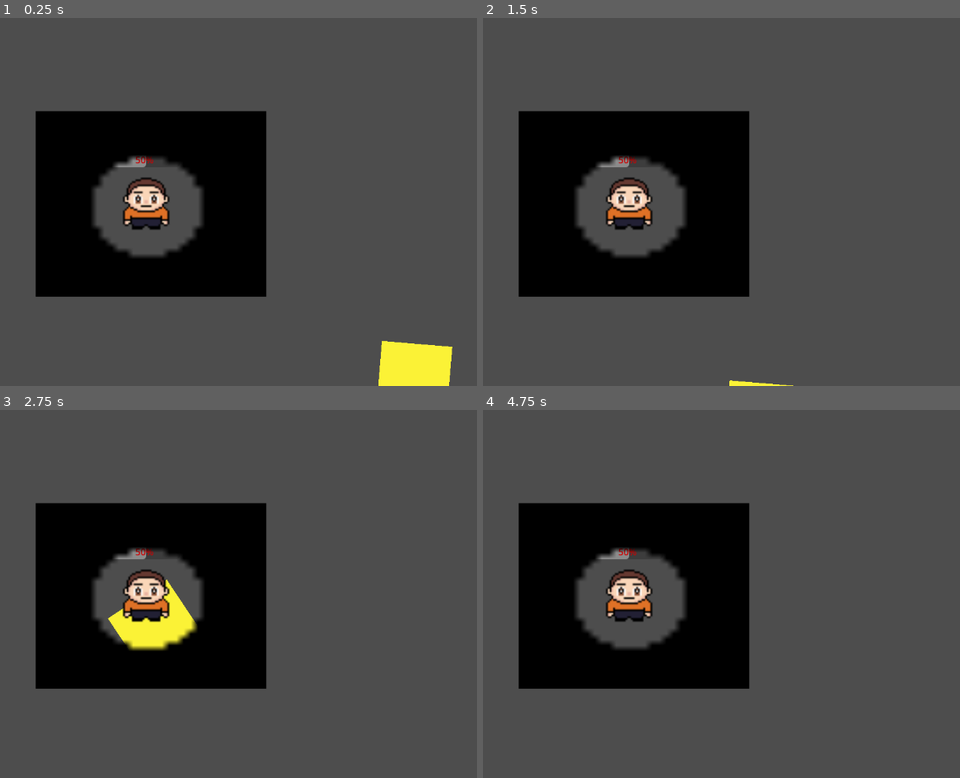
Above: before the commit, frames 1-4 (two rows, left to right).
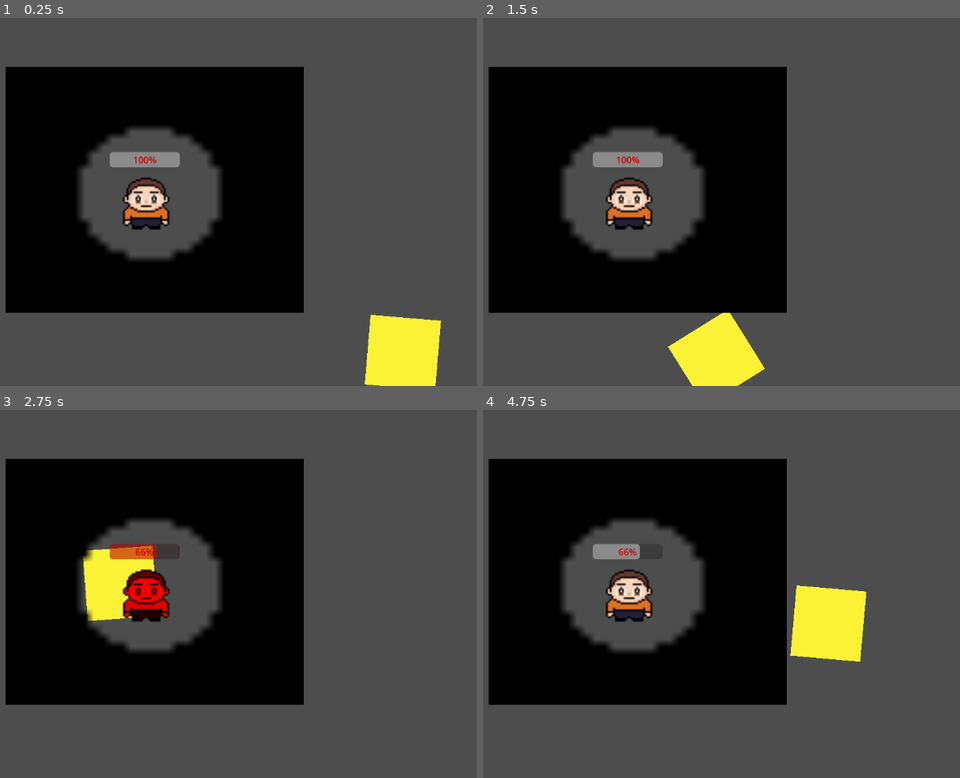
Above: after the commit, the same moments.

Repository: bryanmejiapalma/The-Matrix-Studio
Game: Godot game, scene res://enemy vs player.tscn
Same seed, same stepped clock (60 frames per second), same inputs: the game is played once before the commit and once after it. This scene is started directly instead of the project's main scene.
Inputs:
- Up to frame 1 (0.25 s): no input
- Up to frame 2 (1.5 s): hold D (ui_right) 0.53-1.28 s; tap E (interact) at 0.6 s; hold S (ui_down) from 1.28 s (still down); tap Shift (boost) at 1.35 s
- Up to frame 3 (2.75 s): tap E (interact) at 1.55, 2.1 s; release S (ui_down) at 2.03 s; hold D (ui_right) from 2.03 s (still down)
- Up to frame 4 (4.75 s): release D (ui_right) at 2.78 s; hold W (ui_up) 2.78-3.53 s; tap E (interact) at 2.85, 3.8, 4.35 s; hold Shift (boost) 3.53-4.28 s; hold A (ui_left) from 3.53 s (still down)

The runs differ from the first frame. In frame 1, 24% of the frame differs, in the area x 1-95%, y 13-100%; in frame 2, 25%; in frame 3, 25%, in the area x 1-64%, y 13-81%; in frame 4, 25%.

Commit message:
enemy dealing damage to player

Diff:
--- a/Player.tscn
+++ b/Player.tscn
@@ -39,8 +39,8 @@
 value = 100.0
 
 [node name="PointLight2D" parent="." instance=ExtResource("3_kne1u")]
-position = Vector2(-131, 79)
-scale = Vector2(5.6250005, 5.1875)
+position = Vector2(-165, 77.99999)
+scale = Vector2(7.28125, 6.875)
 
 [node name="Camera2D" type="Camera2D" parent="."]
 
--- a/enemy vs player.tscn
+++ b/enemy vs player.tscn
@@ -6,6 +6,6 @@
 [node name="Node2D" type="Node2D"]
 
 [node name="enemy" parent="." instance=ExtResource("1_l6jp6")]
-position = Vector2(572, 349)
+position = Vector2(552, 303)
 
 [node name="Player" parent="." instance=ExtResource("2_entn6")]
--- a/enemy.gd
+++ b/enemy.gd
@@ -1,20 +1,19 @@
 extends CharacterBody2D
 
-const SPEED = 120.0        # Patrol speed
-const CHASE_SPEED = 200.0  # Speed up when chasing
-const STOP_DISTANCE = 20.0
+const SPEED = 120.0
+const CHASE_SPEED = 200.0
+const STOP_DISTANCE = 35.0
 const DETECTION_RANGE = 400.0
+const DAMAGE_AMOUNT = 34 # 3 hits to kill (100 -> 66 -> 32 -> 0)
 
 var target_player = null
 var wander_direction = Vector2.RIGHT
 var wander_timer = 0.0
 
 func _physics_process(delta: float) -> void:
-	# 1. Look for the player
 	check_for_player()
 
-	if target_player:
-		# --- CHASE LOGIC (Your existing code) ---
+	if target_player and not target_player.is_dead:
 		var target_pos = target_player.global_position
 		var direction = global_position.direction_to(target_pos)
 		var distance = global_position.distance_to(target_pos)
@@ -25,17 +24,19 @@
 			velocity = direction * CHASE_SPEED
 		else:
 			velocity = Vector2.ZERO
+			# DEAL DAMAGE
+			if target_player.has_method("take_damage"):
+				target_player.take_damage(DAMAGE_AMOUNT)
 	else:
-		# --- PATROL LOGIC (New) ---
 		patrol_behavior(delta)
 
 	move_and_slide()
 
 func check_for_player():
+	# Make sure your Player node is actually named "Player" in the scene tree
 	var player = get_tree().root.find_child("Player", true, false)
 	if player:
 		var dist = global_position.distance_to(player.global_position)
-		# Only "notice" the player if they are within range
 		if dist < DETECTION_RANGE:
 			target_player = player
 		else:
@@ -44,10 +45,7 @@
 func patrol_behavior(delta):
 	wander_timer -= delta
 	if wander_timer <= 0:
-		# Pick a new random direction every 2 seconds
 		wander_direction = Vector2(randf_range(-1, 1), randf_range(-1, 1)).normalized()
 		wander_timer = 2.0
-
 	velocity = wander_direction * SPEED
-	# Optional: Make the enemy look where he's wandering
 	rotation = velocity.angle()
--- a/killzone.gd
+++ b/killzone.gd
@@ -3,12 +3,17 @@
 @onready var timer: Timer = $Timer
 
 func _on_body_entered(body: Node2D) -> void:
-	# This checks if the body has a "die" function and isn't already dead
-	if body.has_method("die") and not body.is_dead:
-		print("Player has died!")
-		Engine.time_scale = 0.5 # Slow motion
-		body.die()
-		timer.start() # Starts the child Timer node
+	# 1. Check if it's the player and they aren't dead
+	if body.has_method("take_damage") and not body.is_dead:
+
+		# 2. Tell the player to take 34 damage
+		body.take_damage(34)
+
+		# 3. Only trigger the "Death Sequence" if health actually hit 0
+		if body.health <= 0:
+			print("Player has died after 3 hits!")
+			Engine.time_scale = 0.5 # Slow motion effect
+			timer.start() # Starts the timer to reload the scene
 
 func _on_timer_timeout() -> void:
 	Engine.time_scale = 1.0 # Reset speed
--- a/player.gd
+++ b/player.gd
@@ -7,15 +7,16 @@
 var is_dead: bool = false
 var health = 100
 var max_health = 100
-var held_item = null # Keeps track of what we are carrying
+var can_take_damage: bool = true
+var held_item = null
 
 @onready var sprite_2d: Sprite2D = $Sprite2D
 @onready var health_bar = $ProgressBar
-@onready var pickup_zone = $PickupZone # Ensure this matches your Area2D name
-@onready var hold_position = $HoldPosition # Ensure this matches your Marker2D name
+@onready var pickup_zone = $PickupZone
+@onready var hold_position = $HoldPosition
 
 func _ready():
-	health = 50
+	health = max_health # Start at 100
 	health_bar.max_value = max_health
 	health_bar.value = health
 
@@ -34,24 +35,46 @@
 
 	move_and_slide()
 
-func _input(event):
-	# Pickup/Drop Logic
+# --- THE DAMAGE SYSTEM ---
+func take_damage(amount: int):
+	# If we are dead or in the 'safety' period, ignore the hit
+	if is_dead or not can_take_damage: return
+
+	health -= amount
+	health_bar.value = health
+	print("Player Health: ", health)
+
+	if health <= 0:
+		die()
+	else:
+		# Prevent immediate death by adding a 1-second cooldown
+		trigger_invincibility()
+
+func trigger_invincibility():
+	can_take_damage = false
+	modulate = Color.RED # Visual feedback
+	await get_tree().create_timer(1.0).timeout
+	modulate = Color.WHITE
+	can_take_damage = true
+
+func die():
+	is_dead = true
+	rotation_degrees = 90
+	print("Player is down!")
+
+# --- PICKUP LOGIC ---
+func _input(_event):
 	if Input.is_action_just_pressed("interact"):
-		if held_item:
-			drop_item()
-		else:
-			pick_up_item()
+		if held_item: drop_item()
+		else: pick_up_item()
 
 func pick_up_item():
 	var areas = pickup_zone.get_overlapping_areas()
 	for area in areas:
 		if area.is_in_group("pickable"):
 			held_item = area
-			# 1. Take it out of the world
 			held_item.get_parent().remove_child(held_item)
-			# 2. Put it in the player's "hand" (the Marker2D)
 			hold_position.add_child(held_item)
-			# 3. Center it
 			held_item.position = Vector2.ZERO
 			break
 
@@ -59,15 +82,10 @@
 	if held_item:
 		var item_to_drop = held_item
 		hold_position.remove_child(item_to_drop)
-		# Put it back into the main game scene
 		get_tree().current_scene.add_child(item_to_drop)
-		# Place it at the player's feet
 		item_to_drop.global_position = global_position
 		held_item = null
 
-func die():
-	is_dead = true
-
-func heal(amount):
-	health = clamp(health + amount, 0, max_health)
+func heal(val):
+	health = clamp(health + val, 0, max_health)
 	health_bar.value = health
